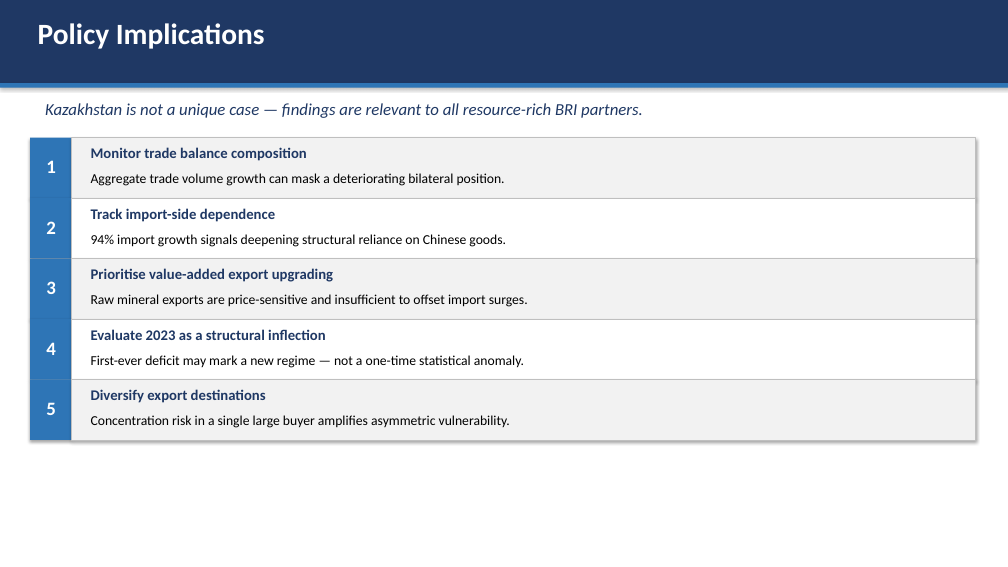
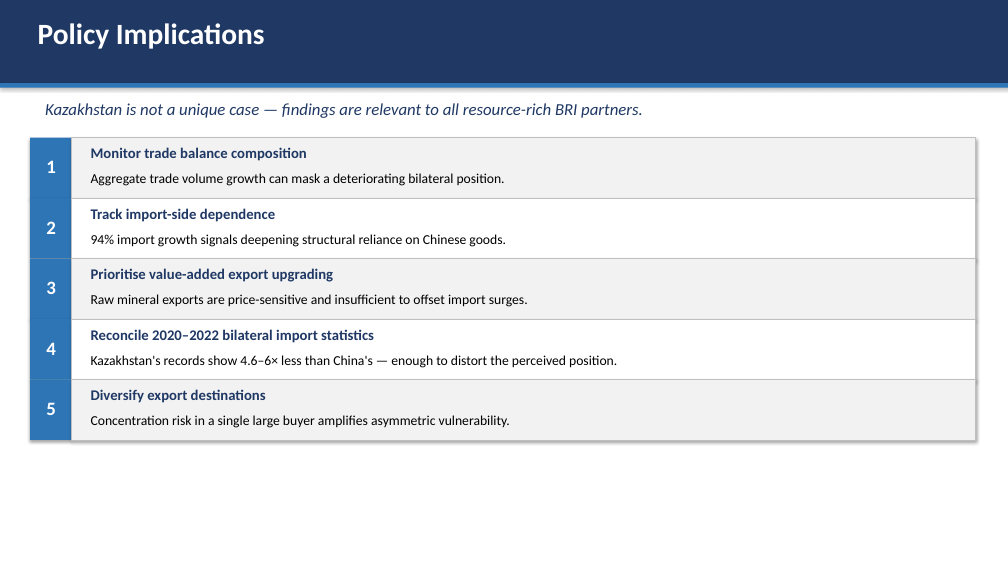
Before and after one commit to omirbeknikar-ship-it/dissertation-final, a slide deck: slide 21 of Paper/defense_presentation.pptx (slide 16 before the commit). Drawn at 1008x567 pixels with LibreOffice and Linux fonts; fonts in the diff are those of the drawing. Boxes give left, top, right and bottom in pixels: in the first picture for what was removed or moved away, otherwise in the second. Text is boxed around its words. In the diff, an @@ line names an element or a change of style, - is before the commit and + after.

Commit message:
revision(round 2): monthly data, hypothesis tests, Granger, import-break check
Supervisor feedback round 2:
- Point 1 (N = 24): Denton quarterly disaggregation (n = 96) with Monte
  Carlo showing interpolation adds no information; observed UN Comtrade
  monthly data 2010-2019 (n = 120) with NBK FX and Pink Sheet prices.
- Point 2: formal one-sided hypothesis tests, full model fit statistics,
  annual and monthly Granger causality (VAR-in-differences, Toda-Yamamoto).
- New finding: Kazakhstan-reported imports from China under-recorded in
  2020-2022 (mirror check); sensitivity analysis in Script 43.
- Paper sections 4.7, 5.5-5.6, 6.11, 6.17-6.20; abstract, discussion and
  conclusion updated; PDF/DOCX rebuilt; deck expanded to 23 slides.

```diff
--- a/Paper/defense_presentation.pptx
+++ b/Paper/defense_presentation.pptx
@@ text at (91,329,374,343): text changed @@
-Evaluate 2023 as a structural inflection
+Reconcile 2020–2022 bilateral import statistics
@@ text at (91,355,617,368): text changed @@
-First-ever deficit may mark a new regime — not a one-time statistical anomaly.
+Kazakhstan's records show 4.6–6× less than China's — enough to distort the perceived position.
```
Also in this commit, not shown: 7 other slides changed, 5 slides added, 41 other files.
